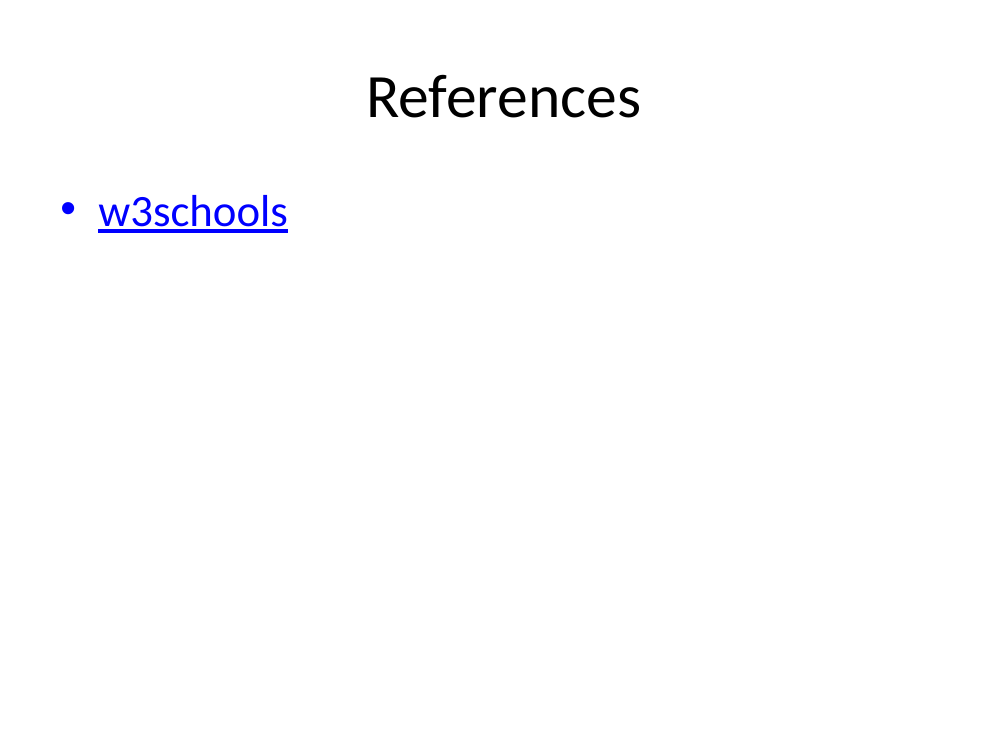
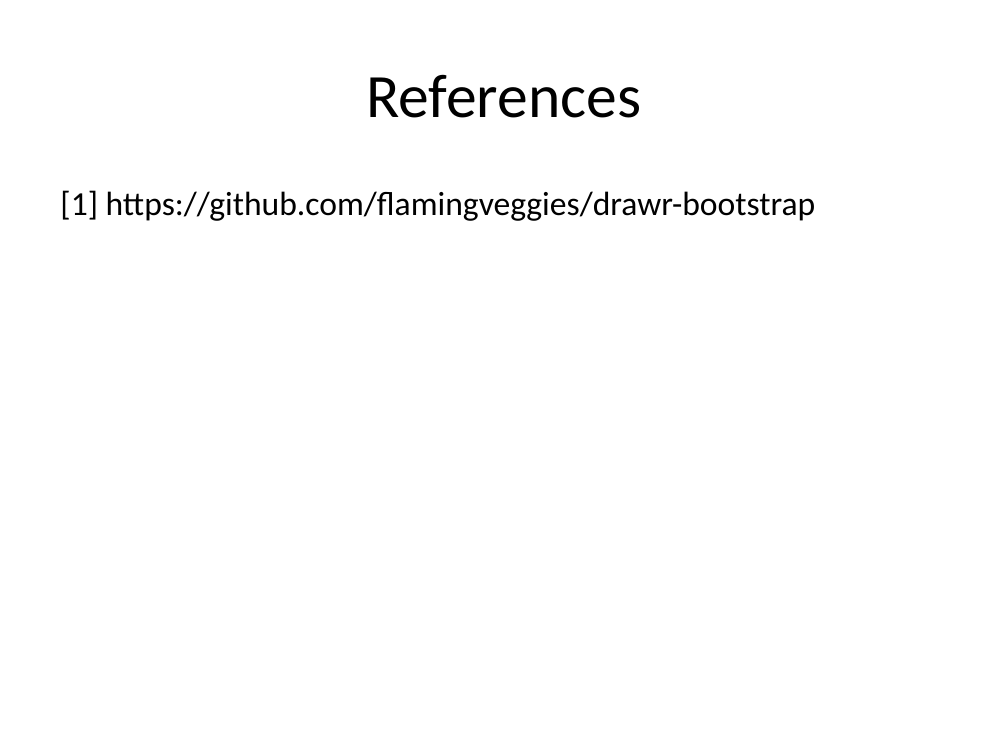
Before and after one commit to chrpapa/Javascript-Seminar, a slide deck: slide 27 of presentation/Presentation.pptx (slide 18 before the commit). Drawn at 1008x756 pixels with LibreOffice and Linux fonts; fonts in the diff are those of the drawing. Boxes give left, top, right and bottom in pixels: in the first picture for what was removed or moved away, otherwise in the second. Text is boxed around its words. In the diff, an @@ line names an element or a change of style, - is before the commit and + after.

```diff
--- a/presentation/Presentation.pptx
+++ b/presentation/Presentation.pptx
@@ text at [60, 190, 816, 221]: text changed; size 32 to 24 pt; text colour #0000FF to #000000 @@
-• w3schools
+[1] https://github.com/flamingveggies/drawr-bootstrap
```
Also in this commit, not shown: 3 other slides changed, 9 slides added, 7 other files.
